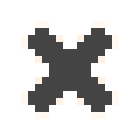
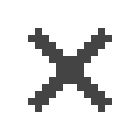
Two versions of the same layered image (140×140). Layer-by-layer changes:
painted on "Background" over (x1=21, y1=21, x2=119, y2=119)
